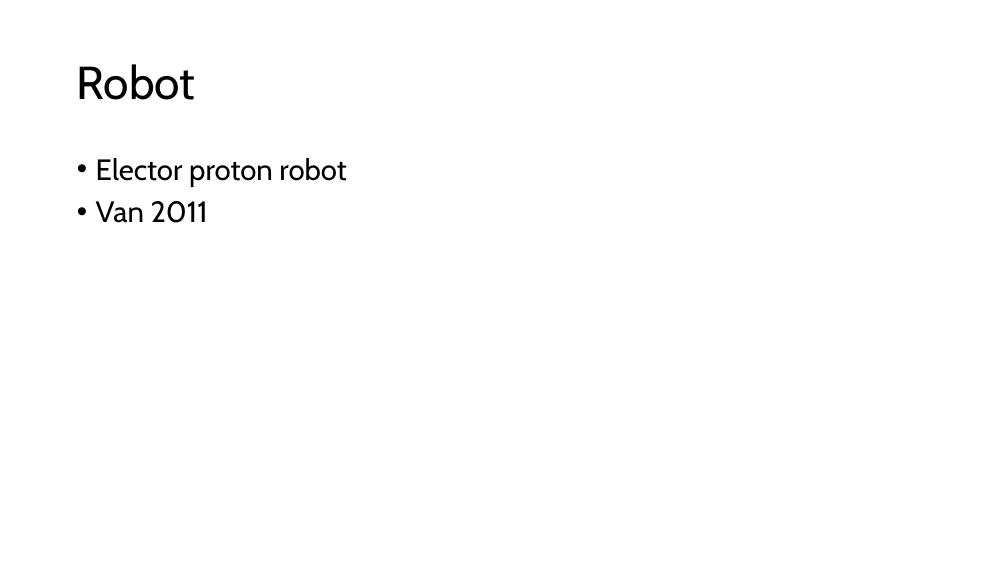
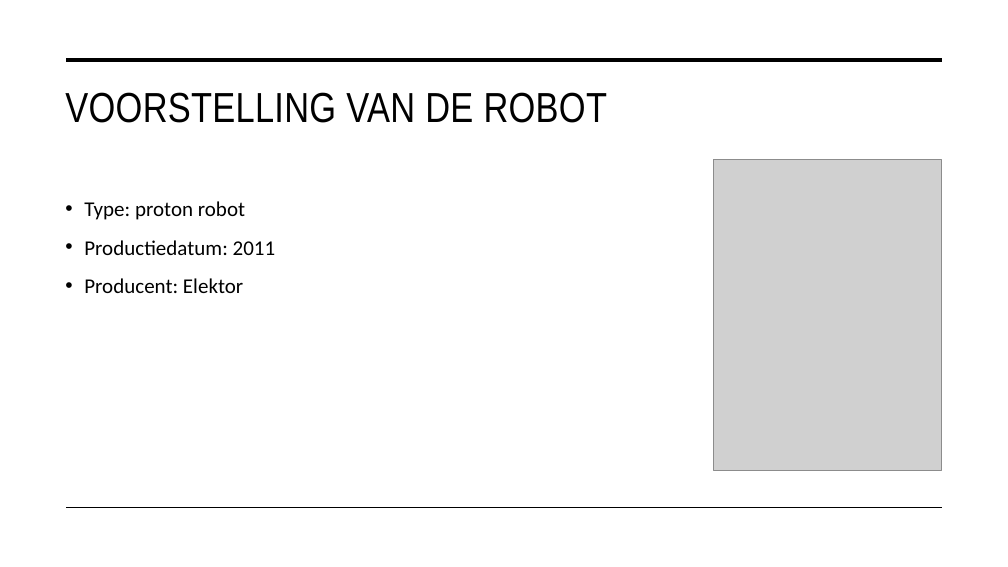
Before and after one commit to Stan-debakker/grap-6TWEA, a slide deck: slide 2 of school/eindpresentatie.pptx. Drawn at 1008x567 pixels with LibreOffice and Linux fonts; fonts in the diff are those of the drawing; grey boxes stand for pictures. Boxes give left, top, right and bottom in pixels: in the first picture for what was removed or moved away, otherwise in the second. Text is boxed around its words. In the diff, an @@ line names an element or a change of style, - is before the commit and + after.

```diff
--- a/school/eindpresentatie.pptx
+++ b/school/eindpresentatie.pptx
@@ title "VOORSTELLING VAN DE ROBOT" at (65, 92, 608, 123): vertical alignment middle to top @@
@@ line added from (67, 60) to (942, 60), #000000 3.5 pt @@
@@ title at (65, 92, 608, 123): text changed; size 44 to 40 pt; font Cabin to Arial Narrow @@
-Robot
+VOORSTELLING VAN DE ROBOT
@@ picture added at (713, 160, 941, 470) @@
@@ text at (84, 201, 276, 293): text changed; size 28 to 20 pt; font Cabin to Calibri @@
-• Elector proton robot
-• Van 2011
+• Type: proton robot
+• Productiedatum: 2011
+• Producent: Elektor
@@ line added from (67, 508) to (942, 508), #000000 1 pt @@
```
Also in this commit, not shown: 7 other slides changed, 1 slide added, 1 slide removed, 2 other files.
